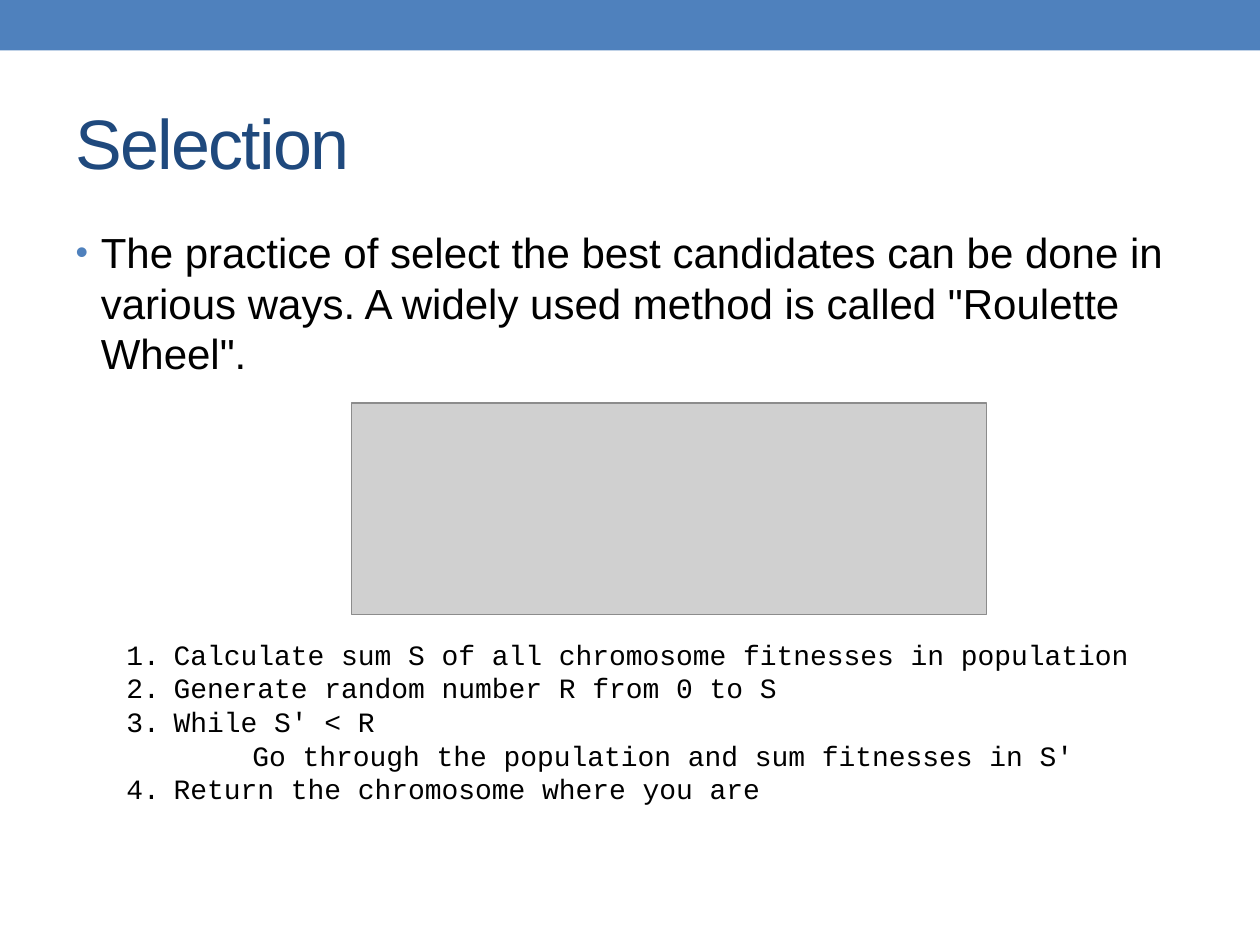
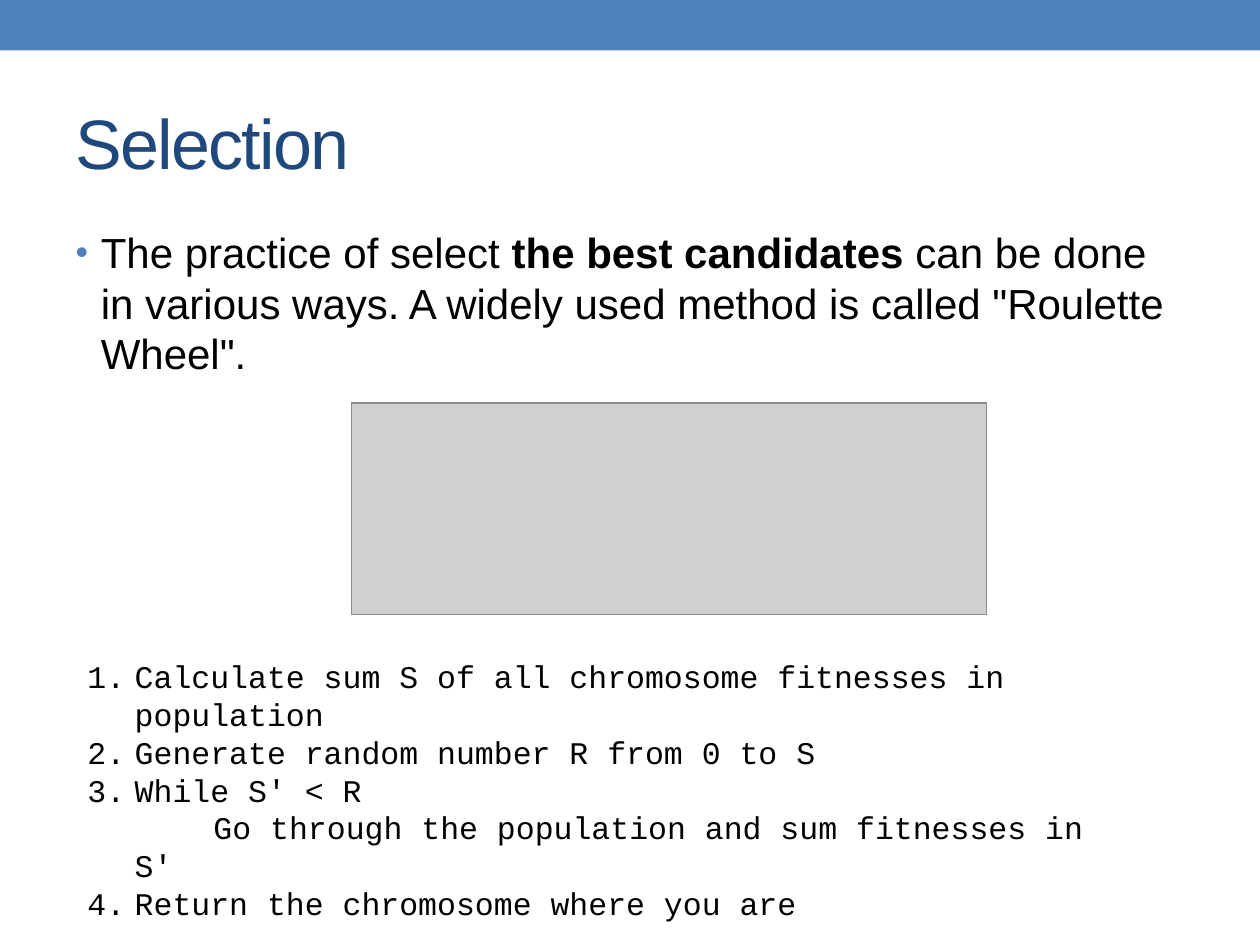
Before and after one commit to alessandrofrancesconi/carwin, a slide deck: slide 20 of presentation.pptx. Drawn at 1260x945 pixels with LibreOffice and Linux fonts; fonts in the diff are those of the drawing; grey boxes stand for pictures. Boxes give left, top, right and bottom in pixels: in the first picture for what was removed or moved away, otherwise in the second. Text is boxed around its words. In the diff, an @@ line names an element or a change of style, - is before the commit and + after.

```diff
--- a/presentation.pptx
+++ b/presentation.pptx
@@ text "The practice of select the ..." at <box>101,237,1163,370</box>: bold on in "the best candidates" @@
@@ text "Calculate sum S of all ...": place and size @@
-text "Calculate sum S of all ..." at <box>174,645,1128,805</box>
+text "Calculate sum S of all ..." at <box>135,666,1083,922</box>
@@ text "Calculate sum S of all ..." at <box>135,666,1083,922</box>: size 16 to 18 pt @@
```
Also in this commit, not shown: 6 other slides changed, 3 slides added, 1 other file.
